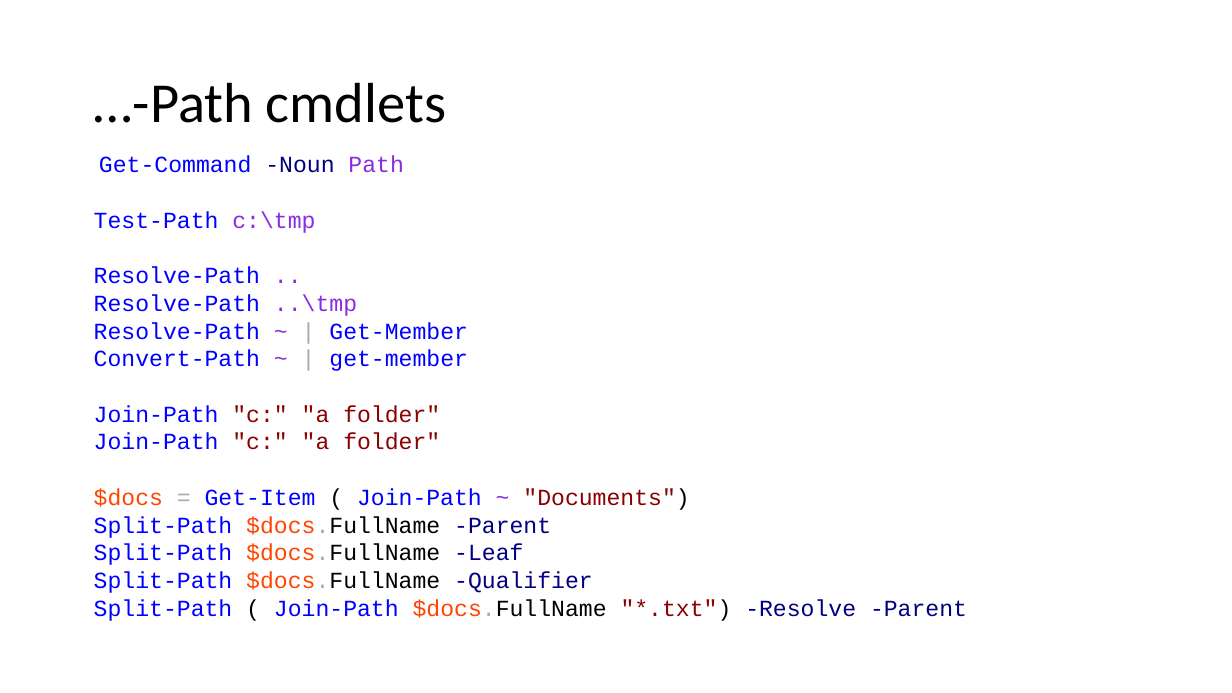
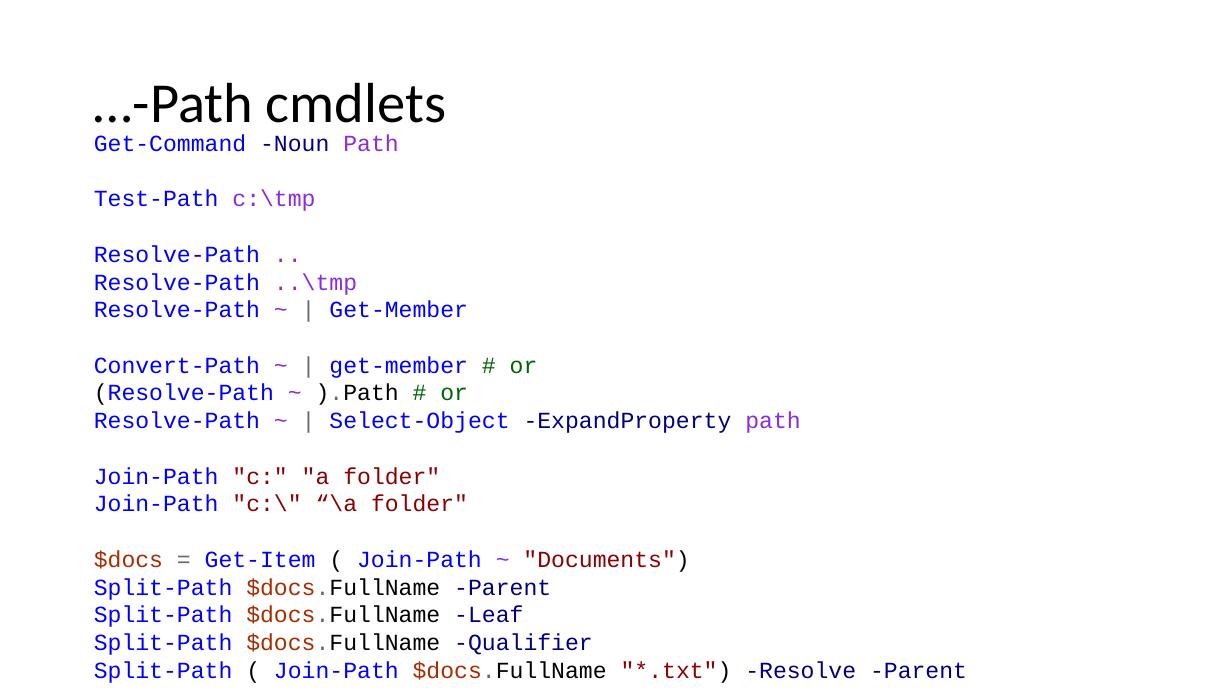
Before and after one commit to mjochen/PS-Technologies, a slide deck: slide 8 of The_navigation_model/The navigation model.pptx. Drawn at 1232x693 pixels with LibreOffice and Linux fonts; fonts in the diff are those of the drawing. Boxes give left, top, right and bottom in pixels: in the first picture for what was removed or moved away, otherwise in the second. Text is boxed around its words. In the diff, an @@ line names an element or a change of style, - is before the commit and + after.

```diff
--- a/The_navigation_model/The navigation model.pptx
+++ b/The_navigation_model/The navigation model.pptx
@@ text "Get-Command -Noun Path": place and size @@
-text "Get-Command -Noun Path" at (94,156,967,621)
+text "Get-Command -Noun Path" at (94,134,967,683)
@@ text at (94,301,967,683): text colour #A9A9A9 to #696969 in "|", "=", "$docs.FullName", "$docs.FullName" and 2 more places; text colour #FF4500 to #A82D00 in "$docs", "$docs.FullName", "$docs.FullName", "$docs.FullName" and 1 more places @@
@@ text at (94,356,800,433): text changed @@
-Convert-Path ~ | get-member
+Convert-Path ~ | get-member # or
+(Resolve-Path ~ ).Path # or
+Resolve-Path ~ | Select-Object -ExpandProperty path
@@ text at (94,495,468,512): text changed @@
-Join-Path "c:" "a folder"
+Join-Path "c:\" “\a folder"
```
Also in this commit, not shown: 2 other slides changed, 1 slide added, 2 other files.
